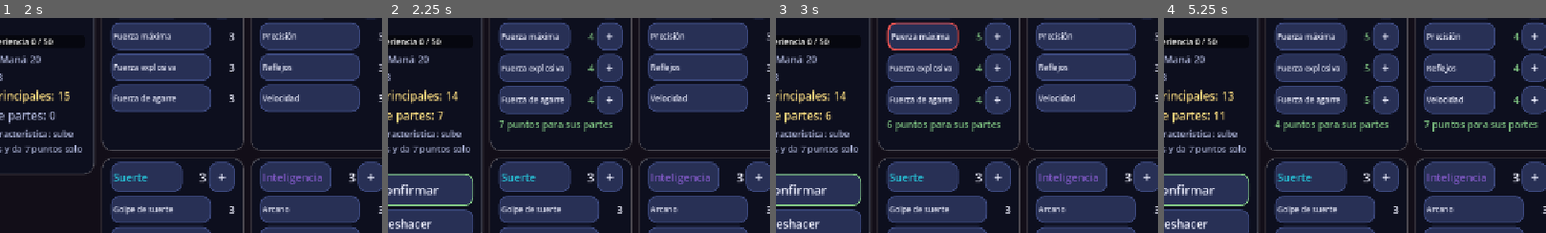
Above: before the commit, frames 1-4 (left to right).
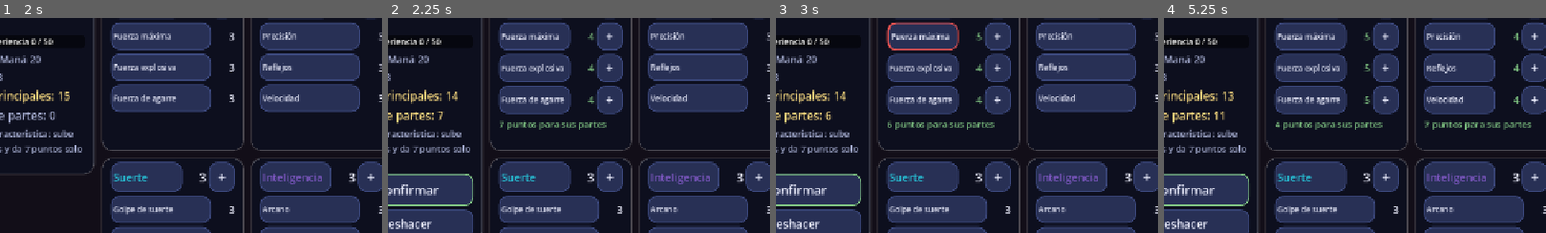
Above: after the commit, the same moments.

Repository: AskareV/Prueba2
Game: Godot game, scene res://escenas/menu_principal.tscn
Same seed, same stepped clock (60 frames per second), same inputs: the game is played once before the commit and once after it.
Inputs:
- Up to frame 1 (2 s): click "Nueva partida" at 0.5 s; click "Diestro" at 1.25 s
- Up to frame 2 (2.25 s): click "+" at 2 s
- Up to frame 3 (3 s): click "+" at 2.75 s
- Up to frame 4 (5.25 s): click "+" at 3.5 s; click "+" at 4.25 s; click "+" at 5 s
The pictures show only the part of the screen within x 9-59%, y 28-78%; the shares and areas given below are measured in that part.

Frame 1 is identical in both runs. In frame 2, 0.6% of the frame differs, in the area x 29-59%, y 47-53%; in frame 3, 0.6%; in frame 4, 1.3%, in the area x 28-98%, y 47-53%.

Commit message:
Arreglos de la revisión del reparto por característica
- La línea "N puntos para sus partes" ya no ensancha la tarjeta con números
  de 3 cifras.
- Recorrido: comprueba que solo la tarjeta con puntos muestra los + de sus
  partes.

Co-Authored-By: Claude Opus 5.5 <noreply@anthropic.com>
Claude-Session: https://claude.ai/code/session_01MhGQmbUv5fXtBKpdtRxiVy

Diff:
--- a/pruebas/recorrido_reino.gd
+++ b/pruebas/recorrido_reino.gd
@@ -93,6 +93,8 @@
 	_verificar(int(reino.call("_puntos_principales_libres")) == principales - 1, "El + deja el punto pendiente")
 	_verificar(int(reino.call("_puntos_sub_libres", "fuerza")) == por_principal
 		and int(reino.call("_puntos_sub_libres", "destreza")) == 0, "El punto en Fuerza da puntos solo para sus partes")
+	_verificar(_mas_de_partes(reino, "fuerza") == 3 and _mas_de_partes(reino, "destreza") == 0,
+		"Solo la tarjeta con puntos muestra los + de sus partes")
 	reino.call("_al_sumar_sub", "velocidad")
 	_verificar(not Dictionary(reino.get("_pend_sub")).has("velocidad"), "Sin puntos de Destreza, Velocidad no sube")
 	reino.call("_al_sumar_sub", "fuerza_maxima")
@@ -133,6 +135,28 @@
 	await process_frame
 	_verificar(is_equal_approx(_juego.valor_sub("velocidad"), velocidad_antes + 2.0), "Destreza y un punto propio suben Velocidad")
 	_verificar(_juego.puntos_sub_de("destreza") == de_destreza + por_principal - 1, "Al confirmar quedan los demás puntos de Destreza")
+
+
+## Cuántos botones + de partes tiene la tarjeta de una característica (-1 si no está).
+func _mas_de_partes(reino: Node, car_id: String) -> int:
+	var nombre: String = DatosEstadisticas.CARACTERISTICAS[car_id]["nombre"]
+	for tarjeta in (reino.get("_contenido") as Node).get_children():
+		if tarjeta.is_queued_for_deletion() or tarjeta.get_child_count() == 0:
+			continue
+		var columna := tarjeta.get_child(0)
+		if not columna is VBoxContainer or columna.get_child_count() == 0:
+			continue
+		var cabecera := columna.get_child(0)
+		if not cabecera is HBoxContainer or not cabecera.get_child(0) is Button \
+				or (cabecera.get_child(0) as Button).text != nombre:
+			continue
+		var total := 0
+		for fila in columna.get_children().slice(1):
+			for hijo in fila.get_children():
+				if hijo is Button and (hijo as Button).text == "+":
+					total += 1
+		return total
+	return -1
 
 
 ## Entra a la madriguera, pelea con dos enemigos (el primero de verdad), abre
--- a/scripts/reino/reino.gd
+++ b/scripts/reino/reino.gd
@@ -278,8 +278,12 @@
 		if libres > 0:
 			fila.add_child(_compactar(UIReino.boton("+", _al_sumar_sub.bind(sub_id), Vector2(44, 46), 22)))
 	if libres > 0:
-		columna.add_child(UIReino.etiqueta("%d %s para sus partes" % [libres, "punto" if libres == 1 else "puntos"],
-			16, COLOR_PENDIENTE))
+		var quedan := UIReino.etiqueta("%d %s para sus partes" % [libres, "punto" if libres == 1 else "puntos"],
+			15, COLOR_PENDIENTE)
+		# Recortado: con 3 cifras no debe ensanchar la tarjeta.
+		quedan.clip_text = true
+		quedan.text_overrun_behavior = TextServer.OVERRUN_TRIM_ELLIPSIS
+		columna.add_child(quedan)
 	return tarjeta
 
 
